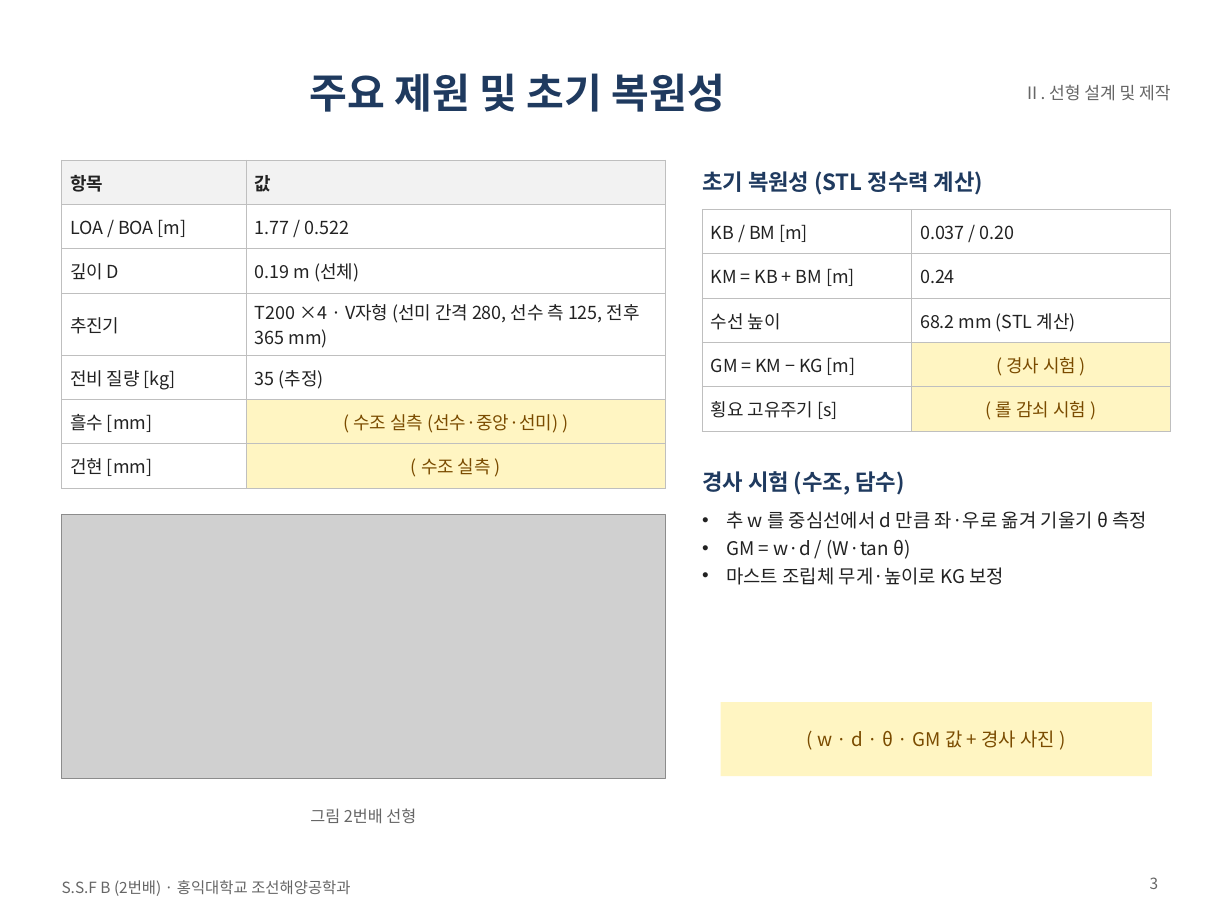
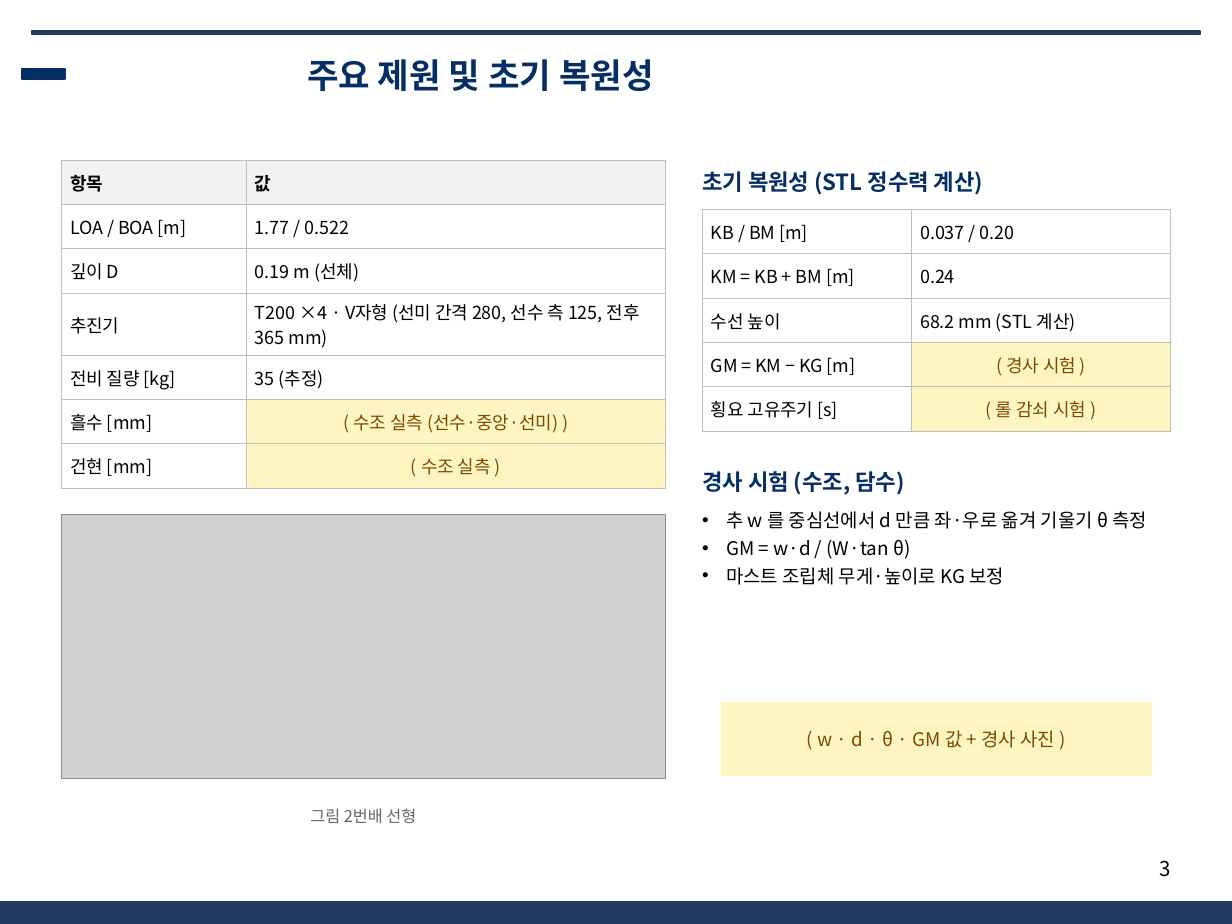
Before and after one commit to unmatsutake377-rgb/ros2_ws, a slide deck: slide 3 of docs/전달용/보고서_분담/발표자료_SSF_B.pptx. Drawn at 1232x924 pixels with LibreOffice and Linux fonts; fonts in the diff are those of the drawing; grey boxes stand for pictures; background and template pictures are left out. Boxes give left, top, right and bottom in pixels: in the first picture for what was removed or moved away, otherwise in the second. Text is boxed around its words. In the diff, an @@ line names an element or a change of style, - is before the commit and + after.

```diff
--- a/docs/전달용/보고서_분담/발표자료_SSF_B.pptx
+++ b/docs/전달용/보고서_분담/발표자료_SSF_B.pptx
@@ rectangle added at (x1=32, y1=31, x2=1200, y2=34), fill #213A62, outline #213A62 1 pt @@
@@ title "주요 제원 및 초기 복원성" moved from (x1=310, y1=73, x2=725, y2=112) to (x1=307, y1=59, x2=654, y2=91) @@
@@ title "주요 제원 및 초기 복원성" at (x1=307, y1=59, x2=654, y2=91): size 24 to 20 pt, text colour #1F3A5F to #052E65 @@
@@ rectangle added at (x1=22, y1=69, x2=65, y2=79), fill #052E65, outline #052E65 1 pt @@
@@ text removed at (x1=1024, y1=85, x2=1170, y2=101) @@
-Ⅱ. 선형 설계 및 제작
@@ table at (x1=62, y1=160, x2=665, y2=480) @@
@@ text colour #222222 to #000000 in "항목", "값", "LOA / BOA [m]", "1.77 / 0.522" and 8 more places @@
@@ text "초기 복원성 (STL 정수력 계산)" at (x1=702, y1=171, x2=983, y2=195): text colour #1F3A5F to #052E65 @@
@@ table at (x1=702, y1=209, x2=1170, y2=423) @@
@@ text colour #222222 to #000000 in "KB / BM [m]", "0.037 / 0.20", "KM = KB + BM [m]", "0.24" and 4 more places @@
@@ text "경사 시험 (수조, 담수)" at (x1=702, y1=471, x2=904, y2=495): text colour #1F3A5F to #052E65 @@
@@ text "추 w 를 중심선에서 d ..." at (x1=726, y1=511, x2=1147, y2=585): text colour #222222 to #000000 @@
@@ page number moved from (x1=1150, y1=877, x2=1159, y2=889) to (x1=1159, y1=860, x2=1170, y2=877) @@
@@ page number at (x1=1159, y1=860, x2=1170, y2=877): size 9 to 12 pt, text colour #666666 to #000000 @@
@@ text removed at (x1=62, y1=880, x2=350, y2=896) @@
-S.S.F B (2번배) · 홍익대학교 조선해양공학과
@@ rectangle added at (x1=0, y1=902, x2=1232, y2=924), fill #213A62, outline #213A62 1 pt @@
```
Also in this commit, not shown: 11 other slides changed, 4 other files.
